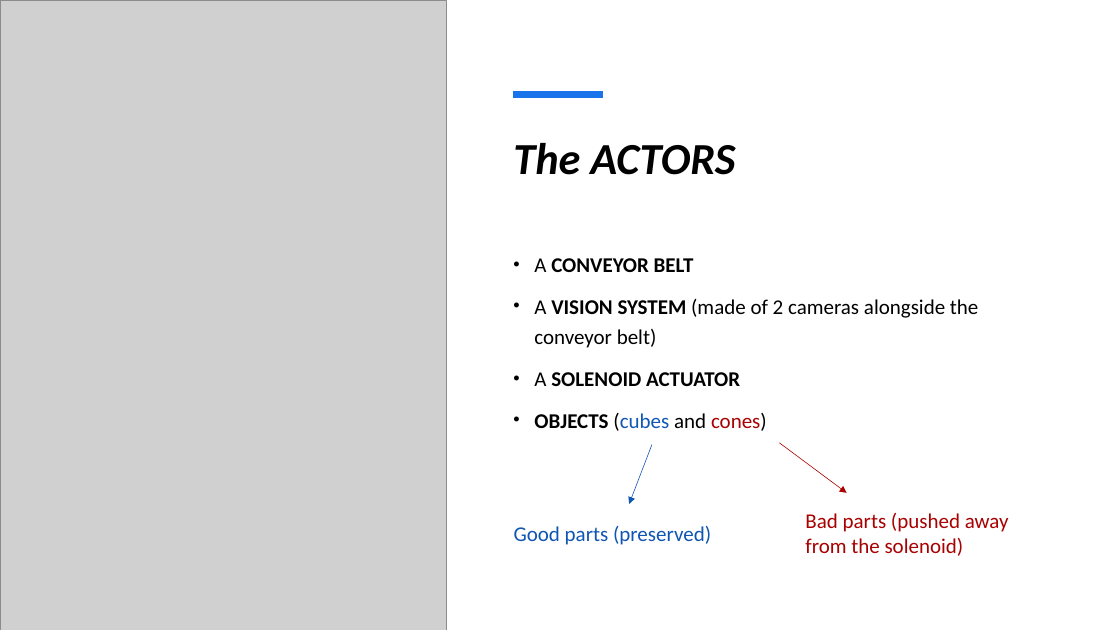
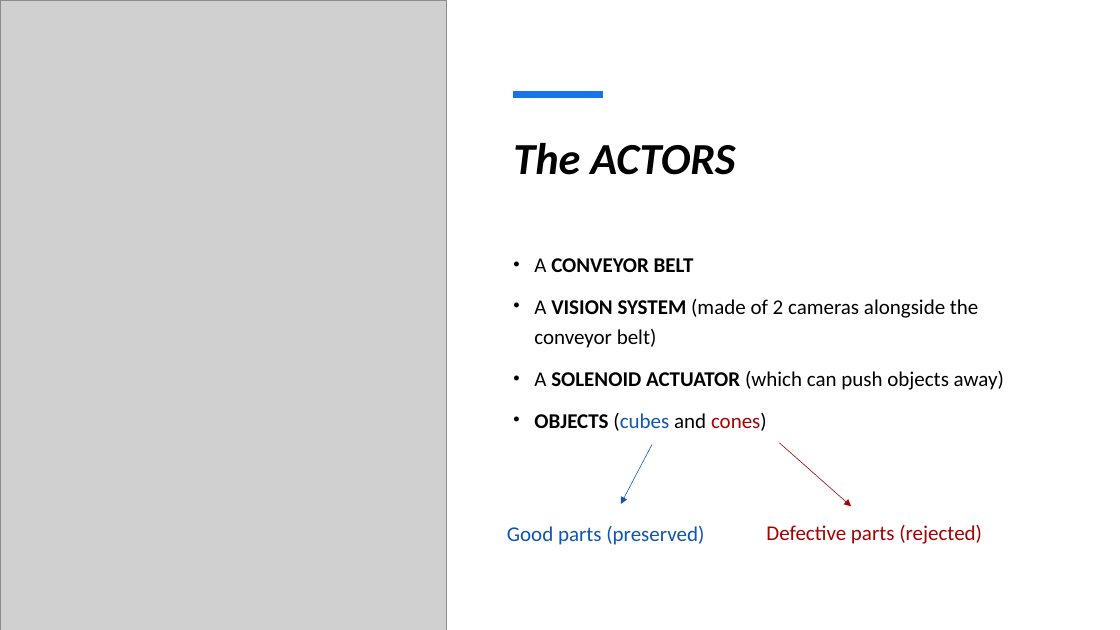
Before and after one commit to giacomote/PartInspect, a slide deck: slide 2 of docs/PartInspect.pptx. Drawn at 1120x630 pixels with LibreOffice and Linux fonts; fonts in the diff are those of the drawing; grey boxes stand for pictures. Boxes give left, top, right and bottom in pixels: in the first picture for what was removed or moved away, otherwise in the second. Text is boxed around its words. In the diff, an @@ line names an element or a change of style, - is before the commit and + after.

```diff
--- a/docs/PartInspect.pptx
+++ b/docs/PartInspect.pptx
@@ text at (534, 371, 1004, 390): text changed; bold off @@
-• A SOLENOID ACTUATOR
+• A SOLENOID ACTUATOR (which can push objects away)
@@ arrow moved from (652, 444) - (629, 504) to (652, 444) - (621, 504) @@
@@ arrow moved from (780, 443) - (847, 493) to (780, 443) - (851, 507) @@
@@ text "Good parts (preserved)": place and size @@
-text "Good parts (preserved)" at (514, 526, 711, 545)
+text "Good parts (preserved)" at (507, 526, 704, 545)
@@ text at (766, 525, 982, 544): text changed @@
-Bad parts (pushed away from the solenoid)
+Defective parts (rejected)
```
Also in this commit, not shown: 1 other slide changed, 1 other file.
